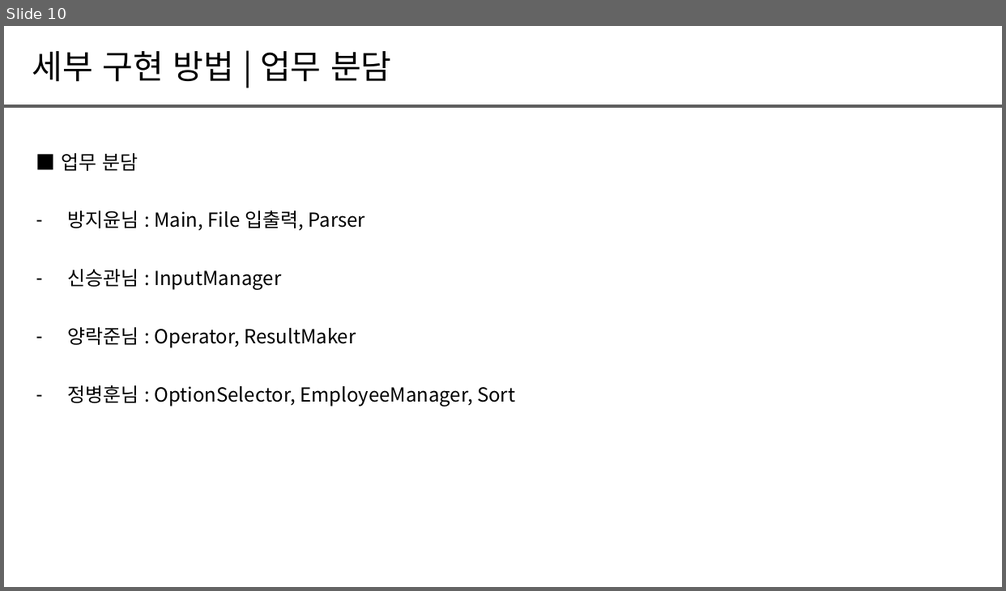
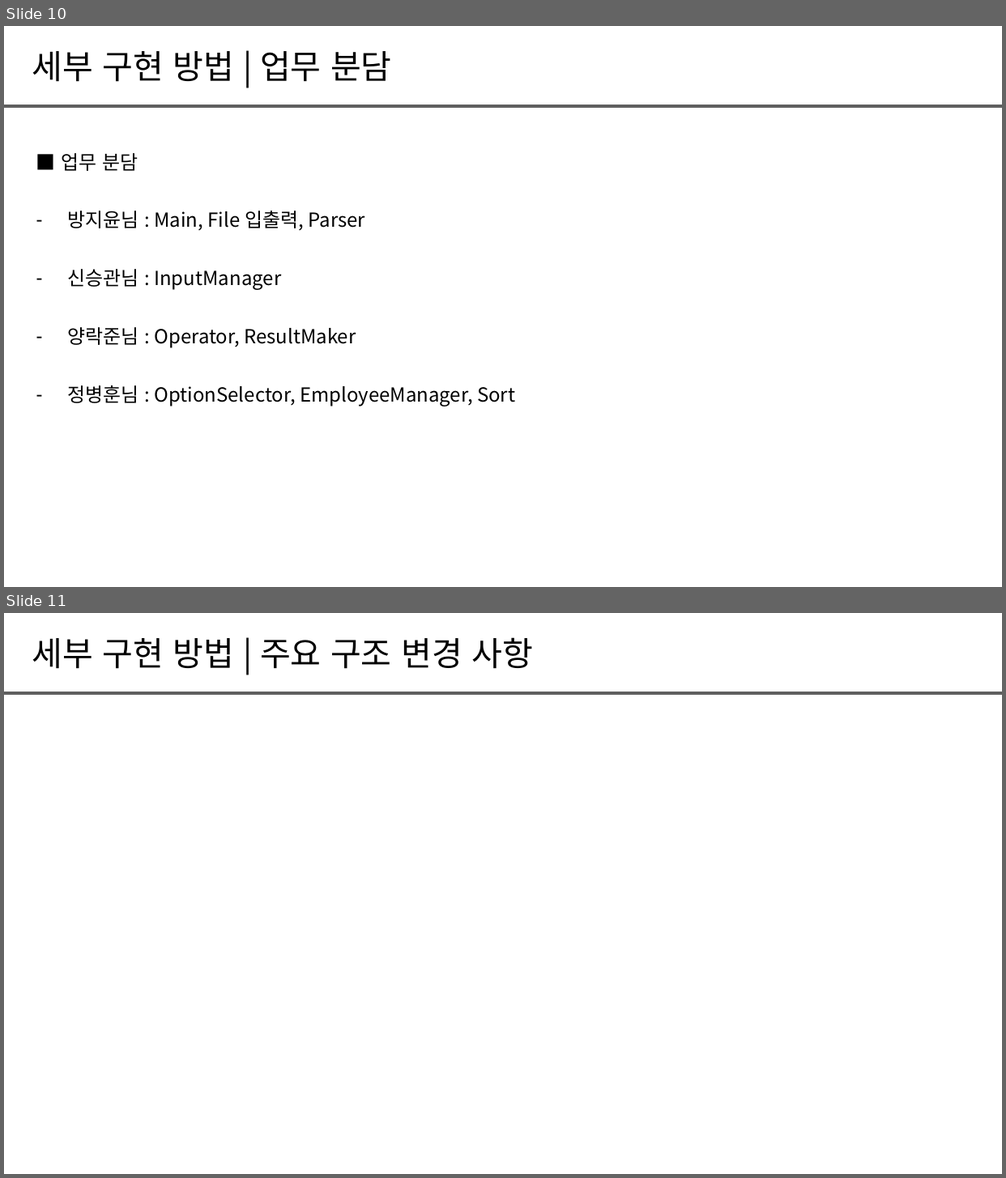
Before and after one commit to Rakjunyang/BeautifulCode, a slide deck: 팀프로젝트＿발표양식_B조.pptx. Shown one above the other, each under a label of ours: slide 10 before the commit, slides 10 and 11 after it. The pictures are 1006x591 and 1006x1178 pixels, drawn with LibreOffice and Linux fonts; fonts in the diff are those of the drawing. Boxes give left, top, right and bottom in pixels: in the first picture for what was removed or moved away, otherwise in the second. Text is boxed around its words. In the diff, an @@ line names an element or a change of style, - is before the commit and + after.

```diff
--- a/팀프로젝트＿발표양식_B조.pptx
+++ b/팀프로젝트＿발표양식_B조.pptx
@@ slide 11 added at bbox=[4, 613, 1002, 1174], background #FFFFFF @@
@@ text added at bbox=[32, 637, 533, 669], 24 pt, text #000000 @@
+세부 구현 방법 | 주요 구조 변경 사항
@@ line added from (4, 693) to (1002, 693), #5F5F5F 2 pt @@
```
Also in this commit, not shown: 1 slide changed, 12 other slides added.
